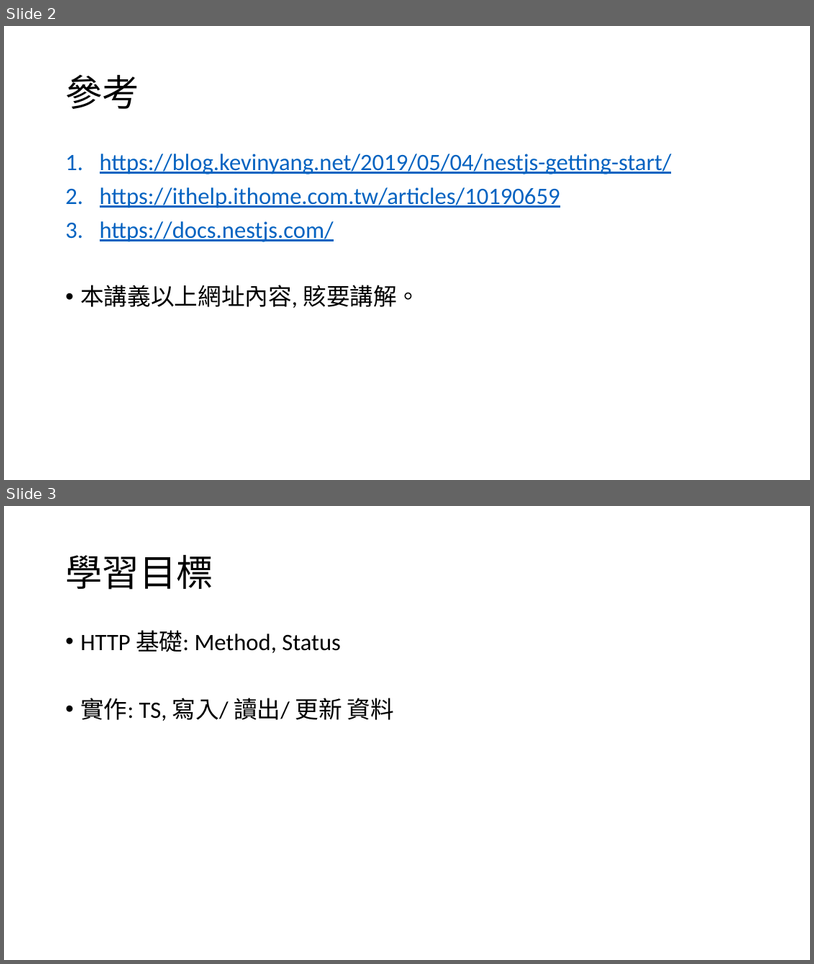
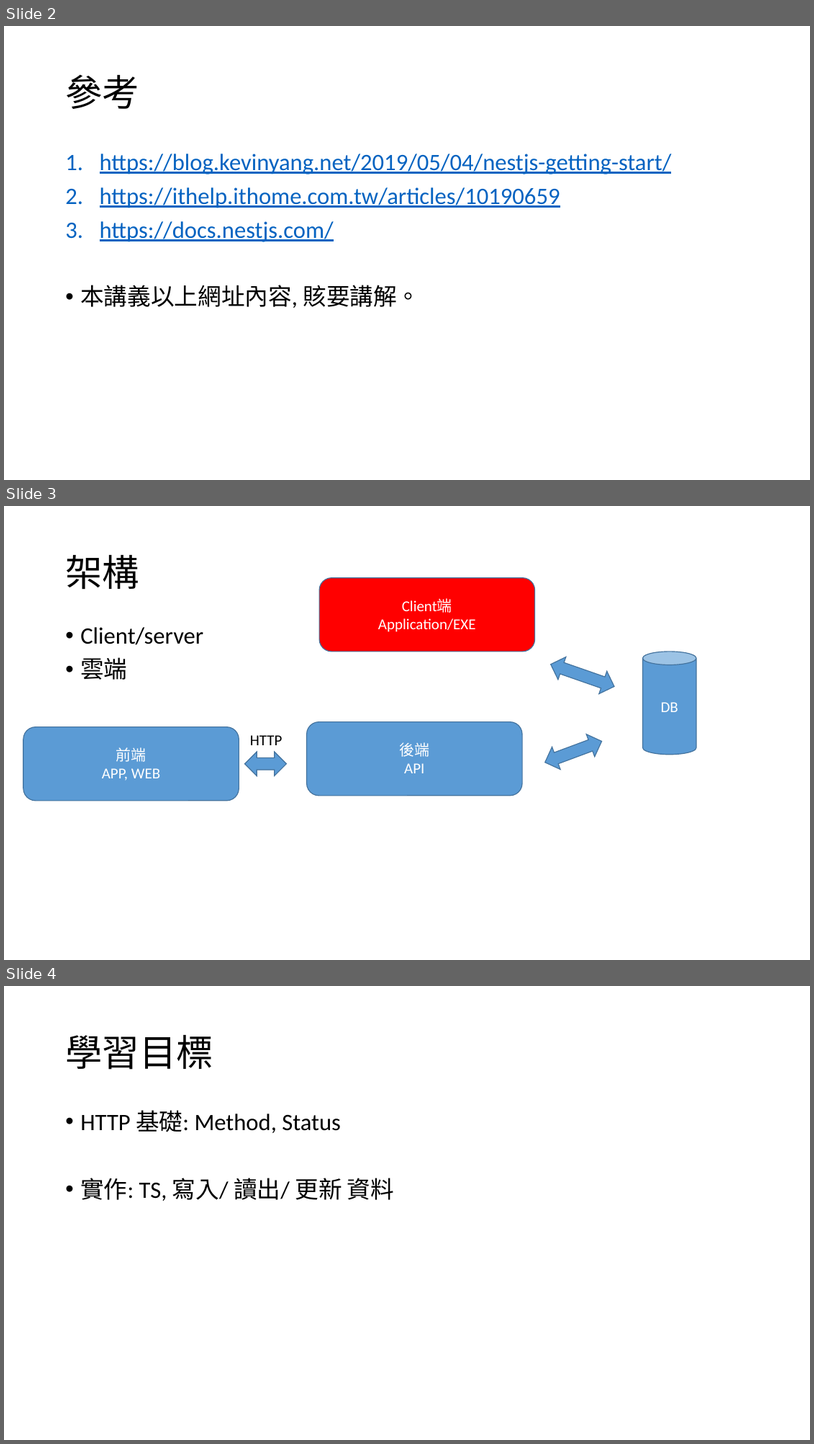
Before and after one commit to RichardHwang886/lession3, a slide deck: webapi後端開發.pptx. Shown one above the other, each under a label of ours: slides 2 and 3 before the commit, slides 2, 3 and 4 after it. The pictures are 814x964 and 814x1444 pixels, drawn with LibreOffice and Linux fonts; fonts in the diff are those of the drawing. Boxes give left, top, right and bottom in pixels: in the first picture for what was removed or moved away, otherwise in the second. Text is boxed around its words. In the diff, an @@ line names an element or a change of style, - is before the commit and + after.

```diff
--- a/webapi後端開發.pptx
+++ b/webapi後端開發.pptx
@@ slide 3 added at bbox=[4, 506, 810, 960], background #FFFFFF @@
@@ title added at bbox=[65, 555, 139, 589], 44 pt, text #000000 @@
+架構
@@ rounded rectangle added at bbox=[320, 578, 536, 651], fill #FF0000, outline #43739E 1 pt, 18 pt, text #FFFFFF @@
+Client端
+Application/EXE
@@ text added at bbox=[80, 627, 203, 680], 28 pt, text #000000 @@
+• Client/server
+• 雲端
@@ left right arrow added at bbox=[547, 653, 618, 698], fill #5B9BD5, outline #43739E 1 pt @@
@@ cylinder added at bbox=[643, 651, 697, 754], fill #5B9BD5, outline #43739E 1 pt, 18 pt, text #FFFFFF @@
+DB
@@ rounded rectangle added at bbox=[23, 727, 239, 800], fill #5B9BD5, outline #43739E 1 pt, 18 pt, text #FFFFFF @@
+前端
+APP, WEB
@@ text added at bbox=[250, 735, 283, 745], 18 pt, text #000000 @@
+HTTP
@@ rounded rectangle added at bbox=[307, 722, 523, 795], fill #5B9BD5, outline #43739E 1 pt, 18 pt, text #FFFFFF @@
+後端
+API
@@ left right arrow added at bbox=[541, 730, 607, 774], fill #5B9BD5, outline #43739E 1 pt @@
@@ left right arrow added at bbox=[244, 752, 286, 776], fill #5B9BD5, outline #43739E 1 pt @@
@@ what was slide 3 is now slide 4 @@
```
Also in this commit, not shown: 3 slides changed, 1 other slide added, 19 other files.
